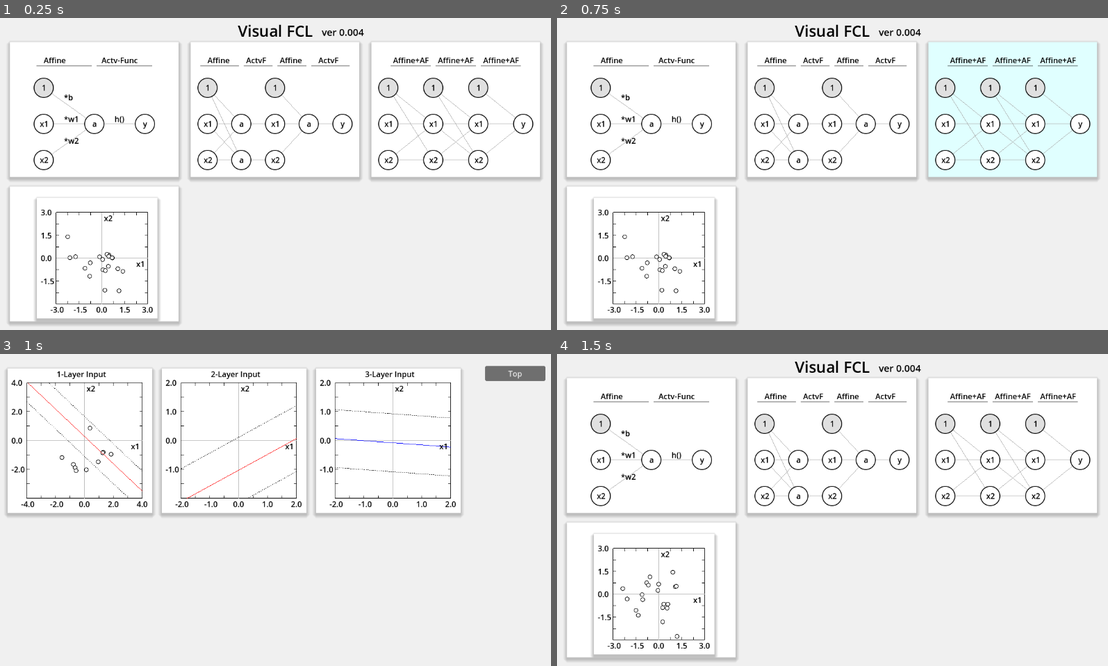
Above: before the commit, frames 1-4 (two rows, left to right).
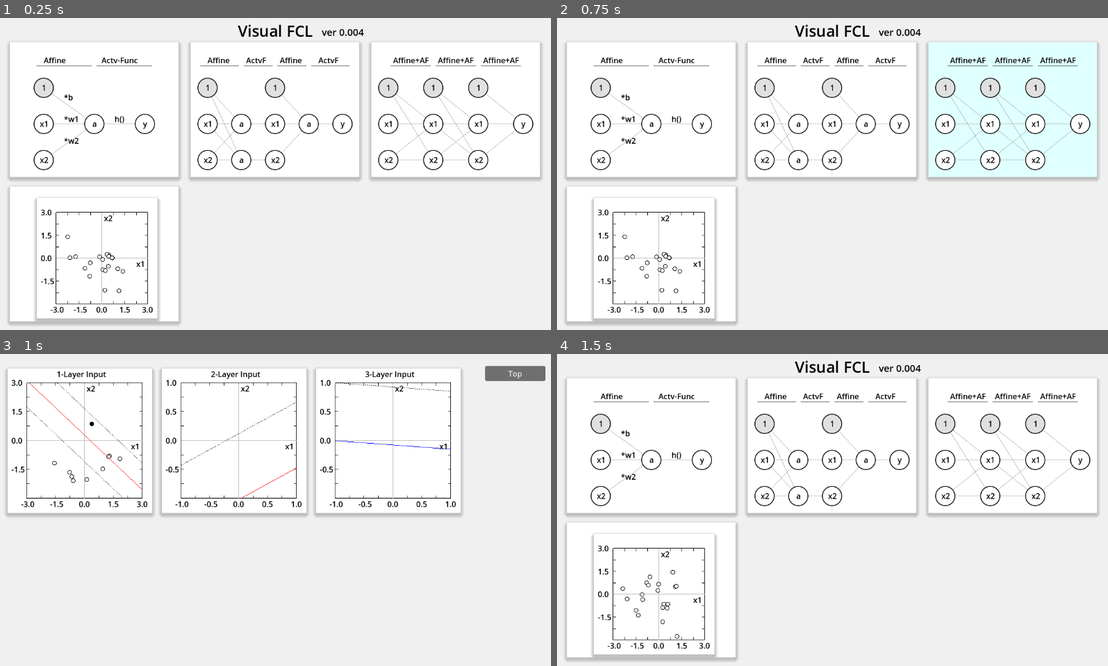
Above: after the commit, the same moments.

Repository: vivisuke/VisualFCL
Game: Godot game, scene res://top_scene.tscn
The game is run twice, just before and just after one commit, with the same random seed, the same clock (stepped at 60 frames per second) and the same inputs.
Inputs (mouse positions are in pixels of both pictures, inside the frame that each line leads up to):
- Up to frame 1 (0.25 s): no input
- Up to frame 2 (0.75 s): tap Enter at 0.5 s; move the mouse to (953, 158) at 0.52 s; click (953, 158) at 0.67 s
- Up to frame 3 (1 s): no input
- Up to frame 4 (1.5 s): click "Top" at 1.25 s

Frames 1-2 are identical in both runs. In frame 3, 1.2% of the frame differs, in the area x 2-82%, y 8-50%; in frame 4, nothing differs.

Commit message:
0095 ◎ C 06/30 06/30 0.004│ToDo│３層NN学習シーン：x1^2 + x2^2 <= 1.0 ならば黒丸表示

Diff:
--- a/VisualFCL/scripts/fc3layer_scene.gd
+++ b/VisualFCL/scripts/fc3layer_scene.gd
@@ -27,9 +27,11 @@
 		#vec_input.push_back(x)
 		var x2 = randfn(0.0, 1.0)
 		#vec_input.push_back(y)
-		vec_pair.push_back([x1, x2, false])
+		vec_pair.push_back([x1, x2, x1*x1+x2*x2<=1.0])
 	$GraphRect_1.vec_input = vec_pair
-	$GraphRect_1.maxv = 4.0
+	$GraphRect_1.maxv = 3.0
+	$GraphRect_2.maxv = 1.0
+	$GraphRect_3.maxv = 1.0
 
 # Called every frame. 'delta' is the elapsed time since the previous frame.
 func _process(delta):
Not shown, changed: VisualFCL.spr
